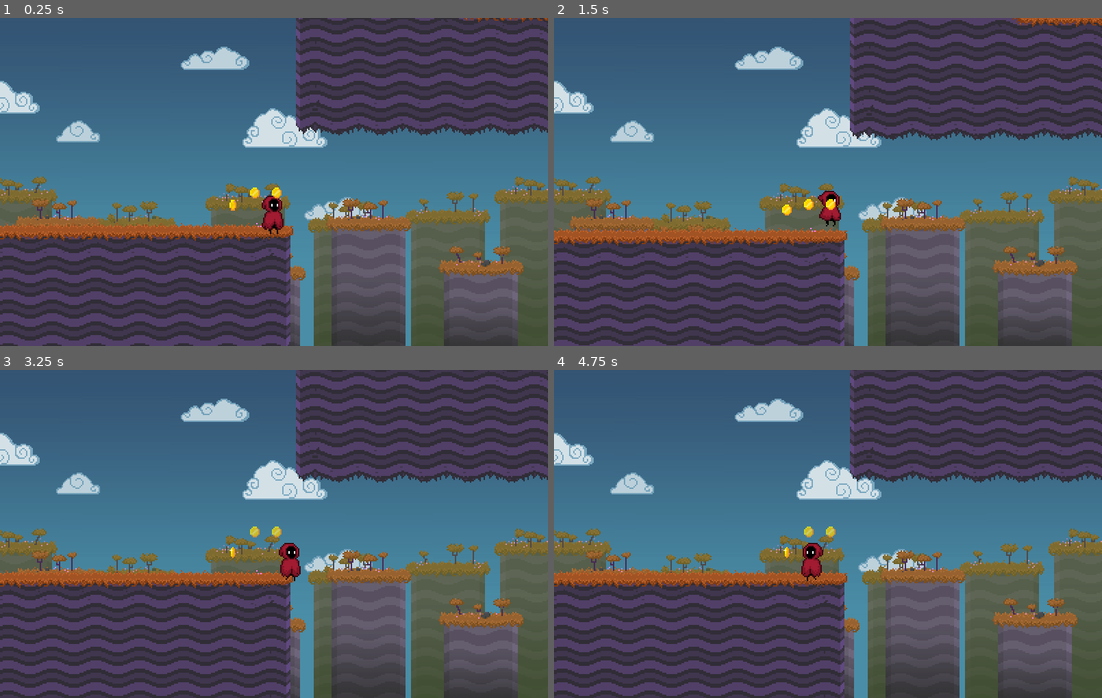
Above: before the commit, frames 1-4 (two rows, left to right).
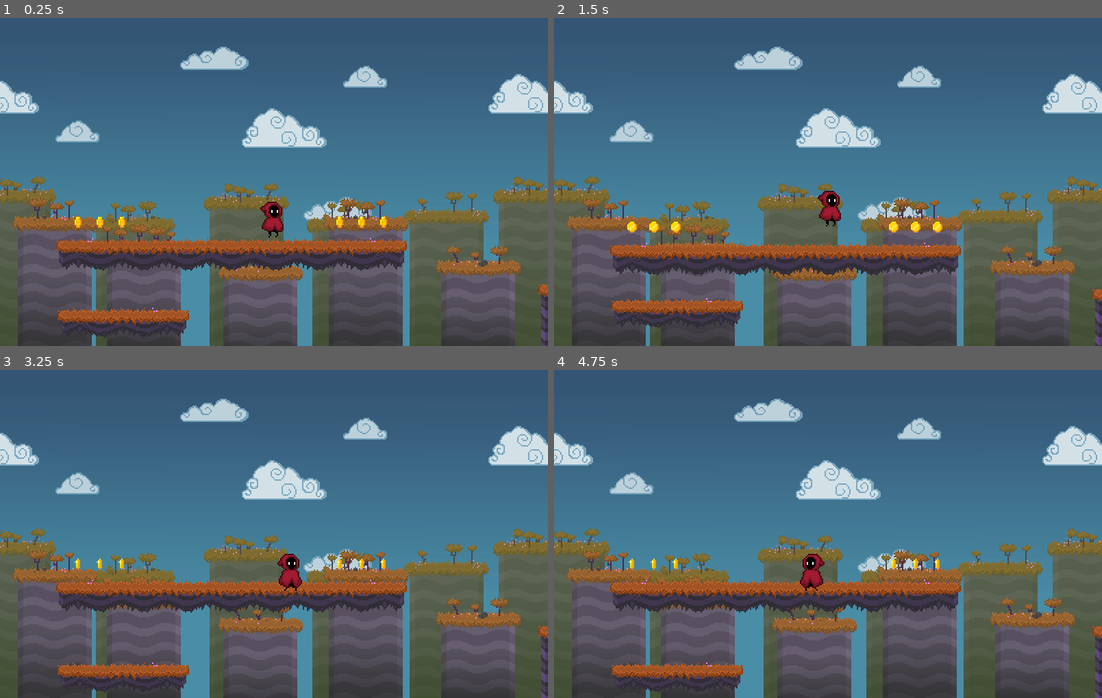
Above: after the commit, the same moments.

Repository: Stribe2/Prototype4
Game: Godot game, scene res://src/Main/Game.tscn
Same seed, same stepped clock (60 frames per second), same inputs: the game is played once before the commit and once after it.
Inputs:
- Up to frame 1 (0.25 s): no input
- Up to frame 2 (1.5 s): hold Shift (Sprint) 0.53-1.28 s; hold Right (move_right) from 0.53 s (still down); tap Up (jump) at 0.77 s; tap Tab (splitscreen) at 0.8, 1.35 s
- Up to frame 3 (3.25 s): tap Up (jump) at 1.52, 3.02 s; tap Shift (Sprint) at 1.55, 3.05 s; release Right (move_right) at 2.03 s; hold Left (move_left) 2.03-2.78 s; hold Shift (Sprint) 2.03-2.78 s; tap Tab (splitscreen) at 2.3, 2.85 s; hold Right (move_right) from 2.78 s (still down)
- Up to frame 4 (4.75 s): hold Shift (Sprint) 3.53-4.28 s; tap Up (jump) at 3.77, 4.52 s; tap Tab (splitscreen) at 3.8, 4.35 s; release Right (move_right) at 4.28 s; hold Left (move_left) from 4.28 s (still down); tap Shift (Sprint) at 4.55 s

The runs differ from the first frame. In frame 1, 36% of the frame differs, in the area x 0-100%, y 0-100%; in frame 2, 36%; in frame 3, 36%; in frame 4, 36%.
Error in both runs: Attempt to call function 'connect' in base 'null instance' on a null instance. (res://src/UserInterface/CoinsCounter.gd:21)

Commit message:
Fixed: player could only fall prone once

Diff:
--- a/platformer/src/Actors/Player.gd
+++ b/platformer/src/Actors/Player.gd
@@ -56,10 +56,8 @@
 		if is_on_floor():
 			is_airborne = false
 			if fall_speed > MAX_SAFE_FALL_SPEED:
-				print("Ouch, you fell kinda far! (", fall_speed, ")")
 				is_prone = true
 				# TODO: loose health
-				# TODO: fall prone for a few seconds
 			fall_speed = 0.0
 
 
@@ -71,6 +69,7 @@
 			prone_timer += _delta
 		else:
 			is_prone = false
+			prone_timer = 0.0
 	else:
 		if Input.is_action_just_pressed("jump" + action_suffix) and is_on_floor():
 			sound_jump.play()
@@ -78,7 +77,6 @@
 		var max_velocity = max_velocity_walking
 		if Input.is_action_pressed("Sprint" + action_suffix):
 			max_velocity = max_velocity_sprinting
-			# TODO: play sprint animation
 			# TODO: drain health
 
 		var direction = get_direction()
--- a/platformer/src/Main/Game.tscn
+++ b/platformer/src/Main/Game.tscn
@@ -12,7 +12,7 @@
 [node name="Level" parent="." instance=ExtResource( 3 )]
 
 [node name="Player" parent="Level" instance=ExtResource( 4 )]
-position = Vector2( 50, 410 )
+position = Vector2( 63, 15 )
 
 [node name="InterfaceLayer" type="CanvasLayer" parent="."]
 layer = 100
